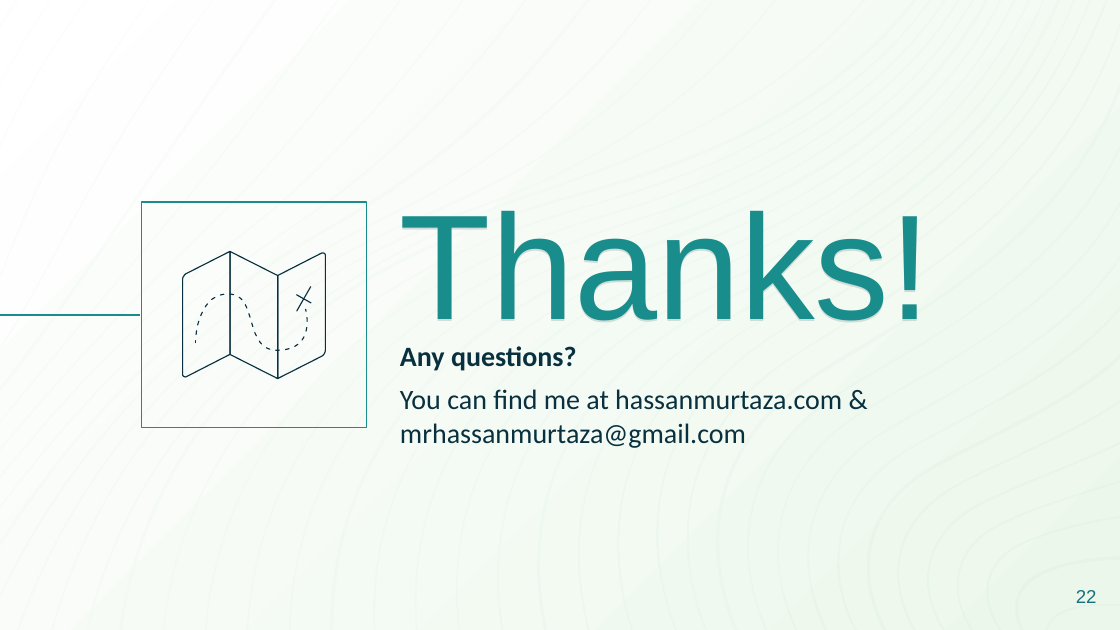
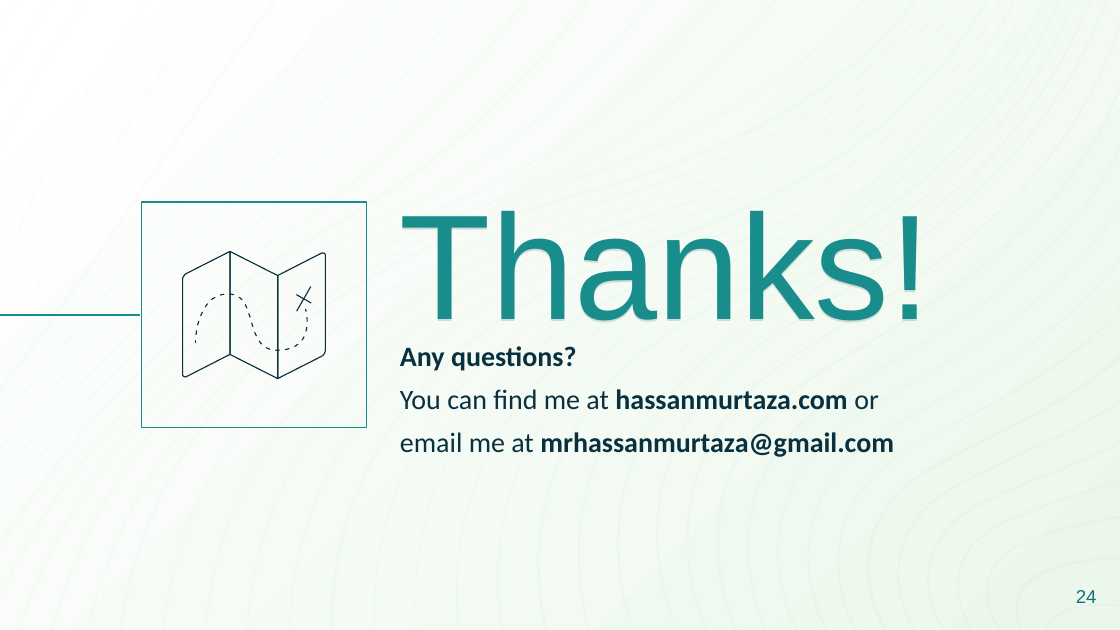
Before and after one commit to Saim-Safdar/DevOps-Day, a slide deck: slide 24 of Serverless Architecture/Serverless Architecture - Presentation.pptx (slide 22 before the commit). Drawn at 1120x630 pixels with LibreOffice and Linux fonts; fonts in the diff are those of the drawing. Boxes give left, top, right and bottom in pixels: in the first picture for what was removed or moved away, otherwise in the second. Text is boxed around its words. In the diff, an @@ line names an element or a change of style, - is before the commit and + after.

```diff
--- a/Serverless Architecture/Serverless Architecture - Presentation.pptx
+++ b/Serverless Architecture/Serverless Architecture - Presentation.pptx
@@ subtitle at [400, 389, 894, 457]: text changed; bold on @@
-You can find me at hassanmurtaza.com & mrhassanmurtaza@gmail.com
+You can find me at hassanmurtaza.com or
+email me at mrhassanmurtaza@gmail.com
@@ page number at [1076, 590, 1097, 603]: text changed @@
-22
+24
```
Also in this commit, not shown: 14 other slides changed, 3 slides added, 1 slide removed.
